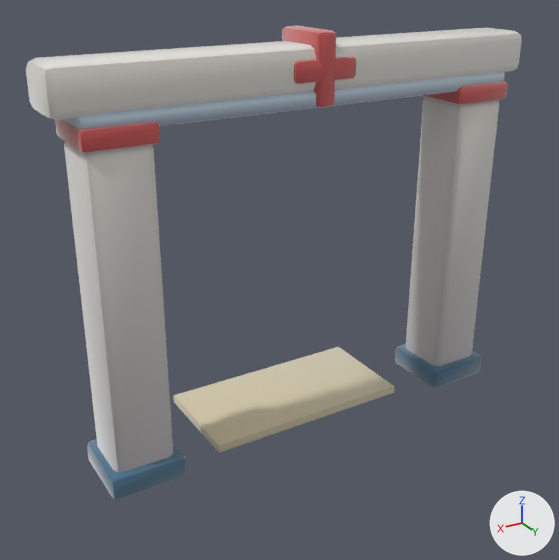
The glTF model assets/models/gates/515a75a6.glb: old version first, new version second.
One viewpoint serves both versions: a 50 mm lens placed at (4.2, 6.46, 4.99), pointed at (0.16, -0.27, 1.62). Lighting does not change. The marker at lower right points along +X, +Y and +Z. The first picture is the older version. Vertices at exactly the same position are counted once.

In view in the first picture: 'gate_515a75a6'.
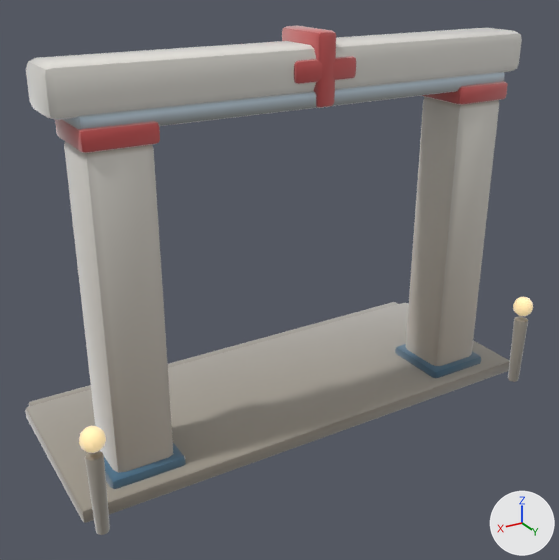
Pixel boxes [x1, y1, x2, y2] of what changed, in the pictures (559 x 560 px):
'gate_515a75a6', reshaped (7% taller): before [26, 26, 522, 500]; after [25, 26, 533, 535]
part 1 of me_gate_515a75a6, added: after [25, 303, 510, 523]
part 2 of me_gate_515a75a6, added (mostly hidden): after [29, 302, 398, 406]
part 3 of me_gate_515a75a6, added: after [513, 297, 533, 316]
part 4 of me_gate_515a75a6, added: after [508, 316, 528, 382]
part 5 of me_gate_515a75a6, added: after [85, 451, 110, 535]
part 6 of me_gate_515a75a6, added (beige): after [79, 426, 106, 453]
part 7 of me_gate_515a75a6, edited (looks the same): [26, 28, 522, 489] in both

The change, as a diff of the scene's bpy script:
```diff
--- a/assets/models/gates/515a75a6.glb.py
+++ b/assets/models/gates/515a75a6.glb.py
@@ mat_clay__b9b2a2_0_93 @@
+mat_clay__b9b2a2_0_93 = bpy.data.materials.new('clay_#B9B2A2_0.93_-')
+# nodes: BsdfPrincipled, Mix, OutputMaterial, VertexColor
+# colours: grey #b9b2a2, mixed with the vertex colours
@@ mat_clay__9e978a_0_93 @@
+mat_clay__9e978a_0_93 = bpy.data.materials.new('clay_#9E978A_0.93_-')
+# nodes: BsdfPrincipled, Mix, OutputMaterial, VertexColor
+# colours: grey #9e978a, mixed with the vertex colours
@@ mat_clay__ffe2a8_0_95__ffe2a8 @@
+mat_clay__ffe2a8_0_95__ffe2a8 = bpy.data.materials.new('clay_#FFE2A8_0.95_#FFE2A8')
+# nodes: BsdfPrincipled, Mix, OutputMaterial, VertexColor
+# colours: beige #bca67a, beige #ffe2a8, mixed with the vertex colours
@@ me_gate_515a75a6 @@
 # used by ob_gate_515a75a6; location = (0.0, 0.0, 0.0)
-me_gate_515a75a6.from_pydata(...)  # 952 vertices, 1836 faces; spans x -2.62..2.62, y -1.0..0.4, z 0.0..4.29
+me_gate_515a75a6.from_pydata(...)  # 1452 vertices, 2808 faces; spans x -2.79..2.8, y -1.71..0.83, z 0.0..4.29
+# me_gate_515a75a6 part 1: the loose piece of 56 vertices spanning x -1.2..1.2, y -1.0..0.2, z 0.0..0.1 is copied, and the copy is multiplied about its middle by the matrix ((2.337, 0.006, -0.012), (0.0, 1.757, -0.01), (0.0, 0.004, 1.589)), then moved by (0.0, -0.1, 0.03), in mat_clay__9e978a_0_93; it spans x -2.79..2.8, y -1.55..0.55, z 0.0..0.16
+# me_gate_515a75a6 part 2: the loose piece of 56 vertices spanning x -2.37..2.38, y -0.31..0.31, z 3.59..3.75 is copied, and the copy is multiplied about its middle by the matrix ((1.148, 0.01, -0.001), (0.0, 0.539, -0.001), (0.0, 0.007, 0.749)), then moved by (0.0, -1.54, -3.61), in mat_clay__9e978a_0_93; it spans x -2.72..2.72, y -1.71..-1.37, z 0.0..0.12
+# me_gate_515a75a6 part 3: a new loose piece, a UV sphere (10 segments, 6 rings, poles along z) spanning x -2.79..-2.55, y 0.61..0.83, z 0.9..1.14, in mat_clay__ffe2a8_0_95__ffe2a8
+# me_gate_515a75a6 part 4: a new loose piece of 114 vertices spanning x -2.76..-2.59, y 0.63..0.8, z 0.0..0.86, in mat_clay__9e978a_0_93
+# me_gate_515a75a6 part 5: a new loose piece of 114 vertices spanning x 2.58..2.75, y 0.64..0.8, z 0.0..0.86, in mat_clay__9e978a_0_93
+# me_gate_515a75a6 part 6: a new loose piece of 52 vertices spanning x 2.55..2.78, y 0.61..0.83, z 0.9..1.14, in mat_clay__ffe2a8_0_95__ffe2a8
+# me_gate_515a75a6 part 7: 1797 kept faces spanning x -2.62..2.62, y -1.0..0.4, z 0.0..4.27 get new vertex colours
+# other edits to the shape of me_gate_515a75a6 do not show in these pictures
 me_gate_515a75a6.materials.append(mat_clay__f0ede5_0_93)
@@ me_gate_515a75a6 @@
 me_gate_515a75a6.materials.append(mat_clay__d8cca8_0_93)
+me_gate_515a75a6.materials.append(mat_clay__9e978a_0_93)
+me_gate_515a75a6.materials.append(mat_clay__b9b2a2_0_93)
+me_gate_515a75a6.materials.append(mat_clay__ffe2a8_0_95__ffe2a8)
```
